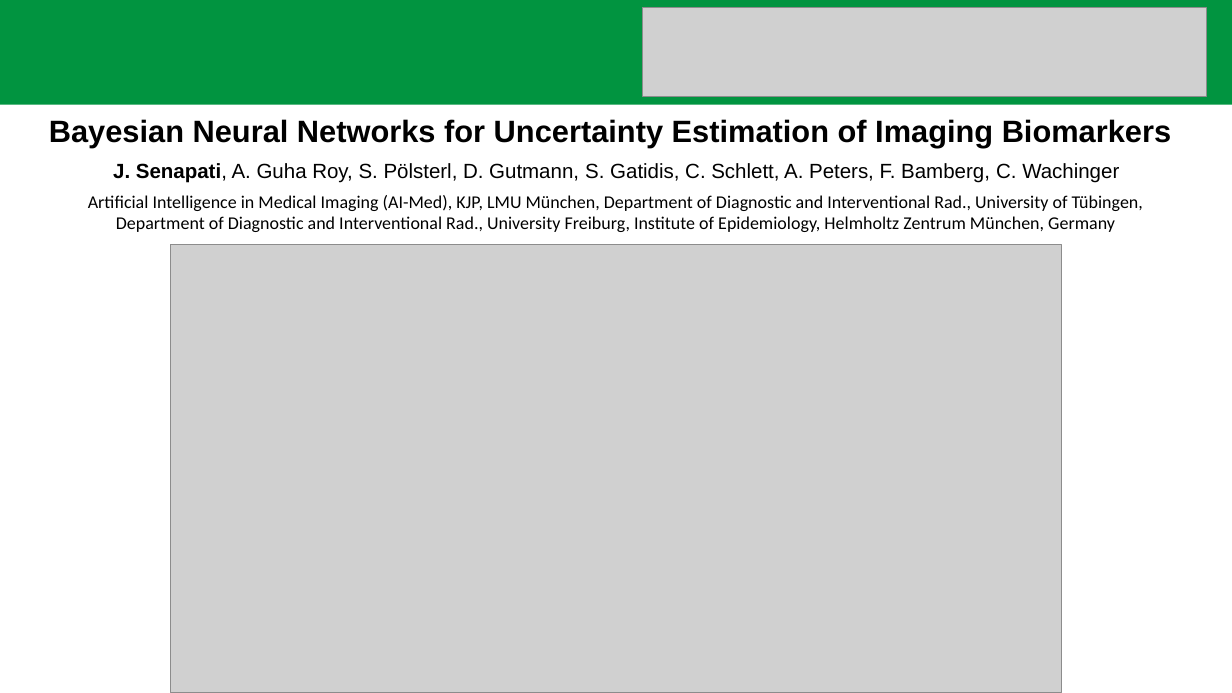
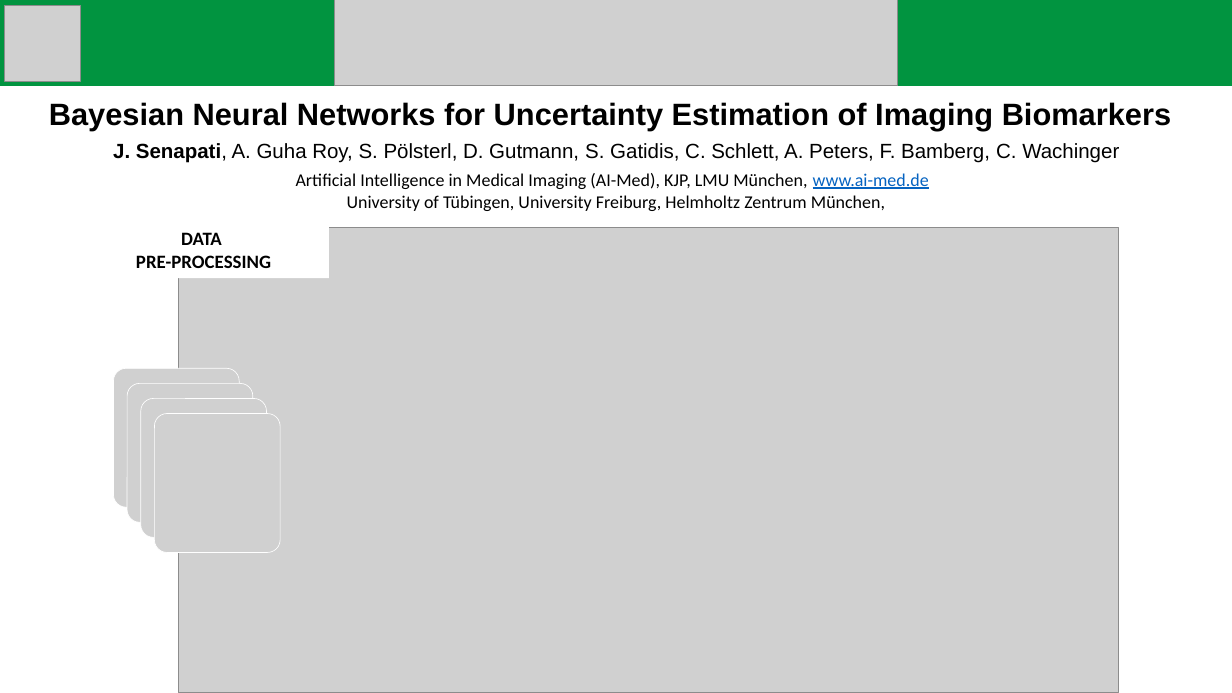
Before and after one commit to jyotirmay123/BNN-for-Uncertainty-Estimation-of-Imaging-Biomarkers, a slide deck: slide 1 of mlmi-workshop/mlmi.pptx. Drawn at 1232x693 pixels with LibreOffice and Linux fonts; fonts in the diff are those of the drawing; grey boxes stand for pictures. Boxes give left, top, right and bottom in pixels: in the first picture for what was removed or moved away, otherwise in the second. Text is boxed around its words. In the diff, an @@ line names an element or a change of style, - is before the commit and + after.

```diff
--- a/mlmi-workshop/mlmi.pptx
+++ b/mlmi-workshop/mlmi.pptx
@@ rectangle: place and size @@
-rectangle at bbox=[0, 0, 1232, 104]
+rectangle at bbox=[0, 0, 1232, 86]
@@ group added at bbox=[5, 5, 329, 553]: 5 pictures, 1 rectangle, 1 text @@
+DATA
+PRE-PROCESSING
@@ picture: place and size @@
-picture at bbox=[643, 8, 1207, 96]
+picture at bbox=[335, 0, 898, 85]
@@ text "Bayesian Neural Networks for Uncertainty ...": place and size @@
-text "Bayesian Neural Networks for Uncertainty ..." at bbox=[49, 119, 1171, 147]
+text "Bayesian Neural Networks for Uncertainty ..." at bbox=[49, 102, 1171, 130]
@@ text "J. Senapati, A. Guha Roy, ...": place and size @@
-text "J. Senapati, A. Guha Roy, ..." at bbox=[113, 163, 1119, 183]
+text "J. Senapati, A. Guha Roy, ..." at bbox=[113, 143, 1119, 163]
@@ text at bbox=[296, 173, 929, 211]: text changed @@
-Artificial Intelligence in Medical Imaging (AI-Med), KJP, LMU München, Department of Diagnostic and Interventional Rad., University of Tübingen,
-Department of Diagnostic and Interventional Rad., University Freiburg, Institute of Epidemiology, Helmholtz Zentrum München, Germany
+Artificial Intelligence in Medical Imaging (AI-Med), KJP, LMU München, www.ai-med.de
+University of Tübingen, University Freiburg, Helmholtz Zentrum München,
@@ picture: place and size @@
-picture at bbox=[170, 245, 1062, 693]
+picture at bbox=[178, 228, 1119, 693]
```
Also in this commit, not shown: 3 other files.
